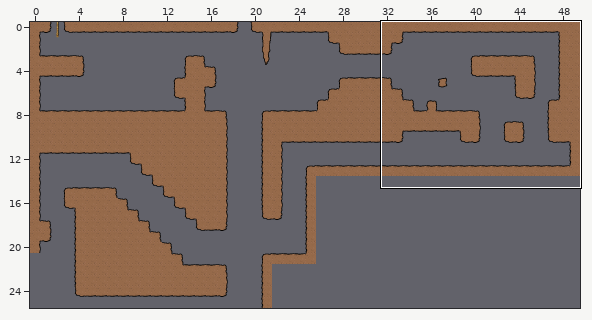
Level history. Tiled map: data/level2.tmx. The picture above shows the old version from afar; the outline marks the close-up.
Close-up. The starting point:
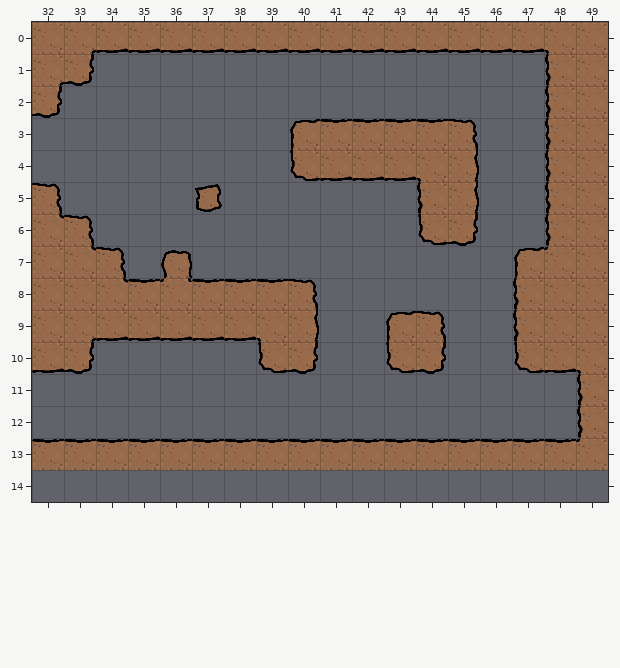
Cells are 32x32 px. Shown: x 32..49, y 0..14. The commit also changed other parts of the map, which this record leaves out.
The same view after the edit:
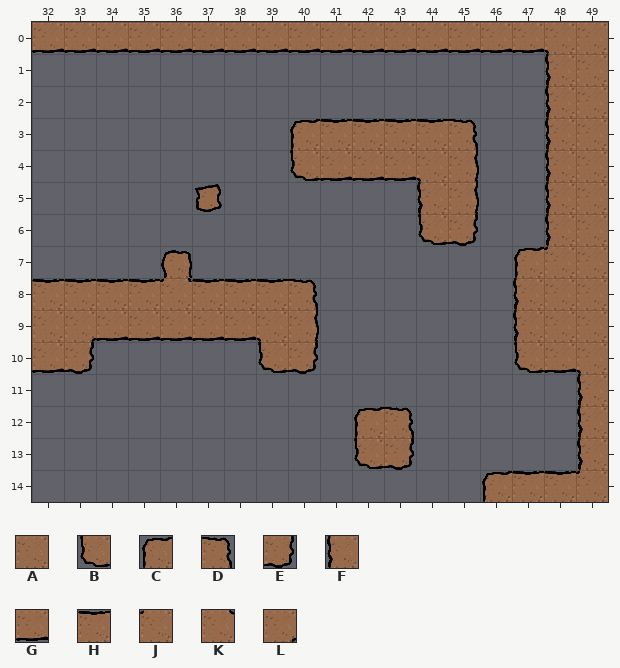
Key: from "tileset-ground": A 0, B 3, C 4, D 5, E 6, F 9, G 10, H 11, J 13, K 14, L 16.
_ is an empty cell.
The edit:
{"where": "layer \"level\""}
{"y":0,"x":32,"old":"AL","new":"GG"}
{"y":1,"x":32,"old":"LE","new":"__"}
{"y":2,"x":32,"old":"E","new":"_"}
{"y":5,"x":32,"old":"D","new":"_"}
{"y":6,"x":32,"old":"KD","new":"__"}
{"y":7,"x":32,"old":"AKD","new":"___"}
{"y":8,"x":32,"old":"AAK","new":"HHH"}
{"y":9,"x":43,"old":"CD","new":"__"}
{"y":10,"x":43,"old":"BE","new":"__"}
{"y":12,"x":42,"old":"__","new":"CD"}
{"y":13,"x":32,"old":"HHHHHHHHHHHHHHHHHJ","new":"__________BE_____F"}
{"y":14,"x":46,"old":"____","new":"CHHJ"}
{"label":"changed","picture_box":[32,48,96,118]}
{"label":"changed","picture_box":[32,183,128,283]}
{"label":"removed","picture_box":[386,311,446,374]}
{"label":"changed","picture_box":[32,407,608,502]}
